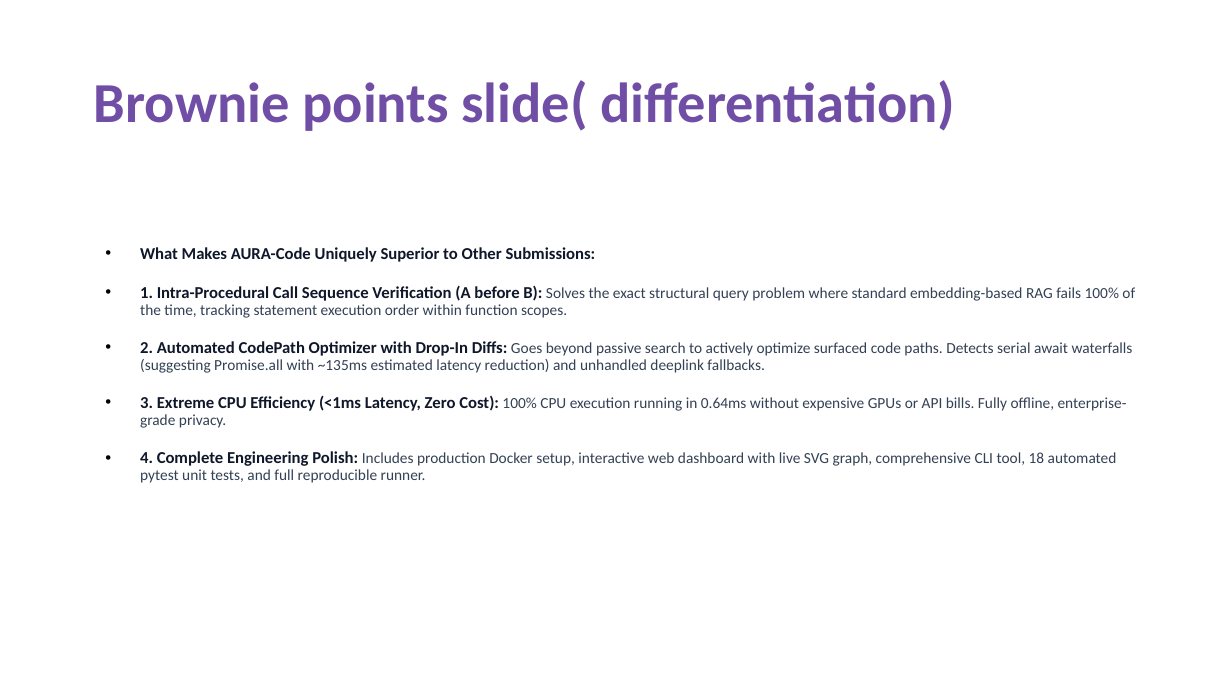
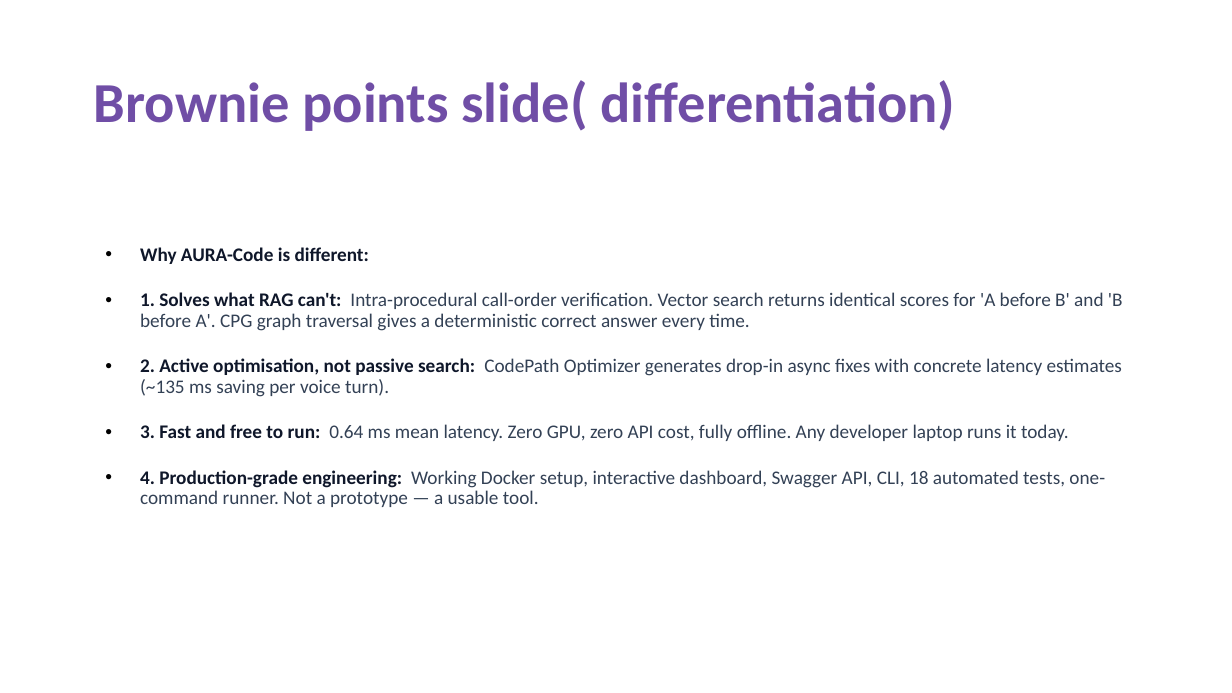
Before and after one commit to AadityaBansal01/aura-code-intelligence, a slide deck: slide 10 of Thapar_TeamAURA_Submission.pptx. Drawn at 1232x693 pixels with LibreOffice and Linux fonts; fonts in the diff are those of the drawing. Boxes give left, top, right and bottom in pixels: in the first picture for what was removed or moved away, otherwise in the second. Text is boxed around its words. In the diff, an @@ line names an element or a change of style, - is before the commit and + after.

```diff
--- a/Thapar_TeamAURA_Submission.pptx
+++ b/Thapar_TeamAURA_Submission.pptx
@@ text at (140, 247, 1123, 507): text changed; size 12 to 15 pt @@
-• What Makes AURA-Code Uniquely Superior to Other Submissions:
-• 1. Intra-Procedural Call Sequence Verification (A before B): Solves the exact structural query problem where standard embedding-based RAG fails 100% of the time, tracking statement execution order within function scopes.
-• 2. Automated CodePath Optimizer with Drop-In Diffs: Goes beyond passive search to actively optimize surfaced code paths. Detects serial await waterfalls (suggesting Promise.all with ~135ms estimated latency reduction) and unhandled deeplink fallbacks.
-• 3. Extreme CPU Efficiency (<1ms Latency, Zero Cost): 100% CPU execution running in 0.64ms without expensive GPUs or API bills. Fully offline, enterprise-grade privacy.
-• 4. Complete Engineering Polish: Includes production Docker setup, interactive web dashboard with live SVG graph, comprehensive CLI tool, 18 automated pytest unit tests, and full reproducible runner.
+• Why AURA-Code is different:
+• 1. Solves what RAG can't: Intra-procedural call-order verification. Vector search returns identical scores for 'A before B' and 'B before A'. CPG graph traversal gives a deterministic correct answer every time.
+• 2. Active optimisation, not passive search: CodePath Optimizer generates drop-in async fixes with concrete latency estimates (~135 ms saving per voice turn).
+• 3. Fast and free to run: 0.64 ms mean latency. Zero GPU, zero API cost, fully offline. Any developer laptop runs it today.
+• 4. Production-grade engineering: Working Docker setup, interactive dashboard, Swagger API, CLI, 18 automated tests, one-command runner. Not a prototype — a usable tool.
```
Also in this commit, not shown: 10 other slides changed, 5 other files.
